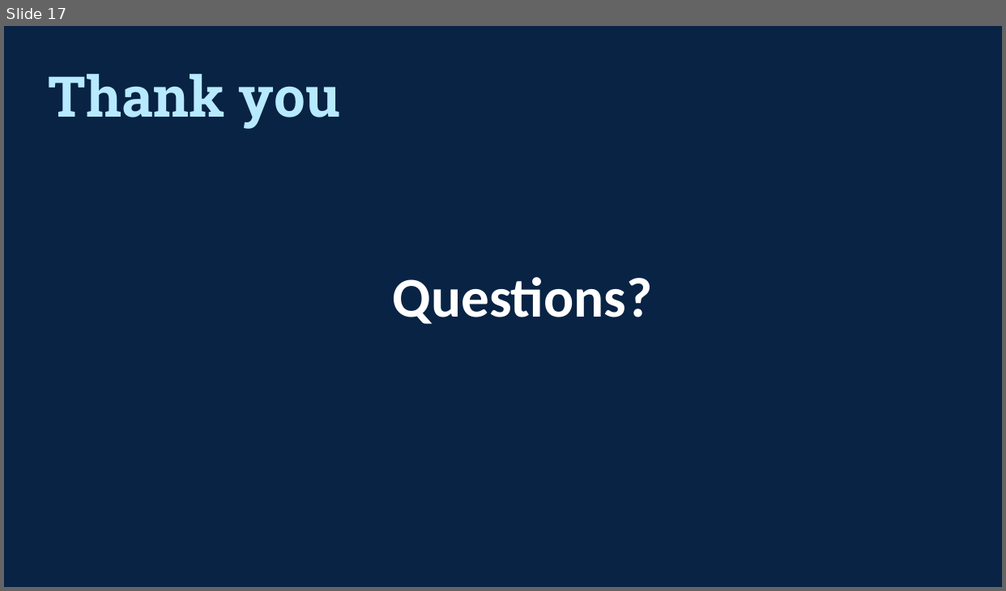
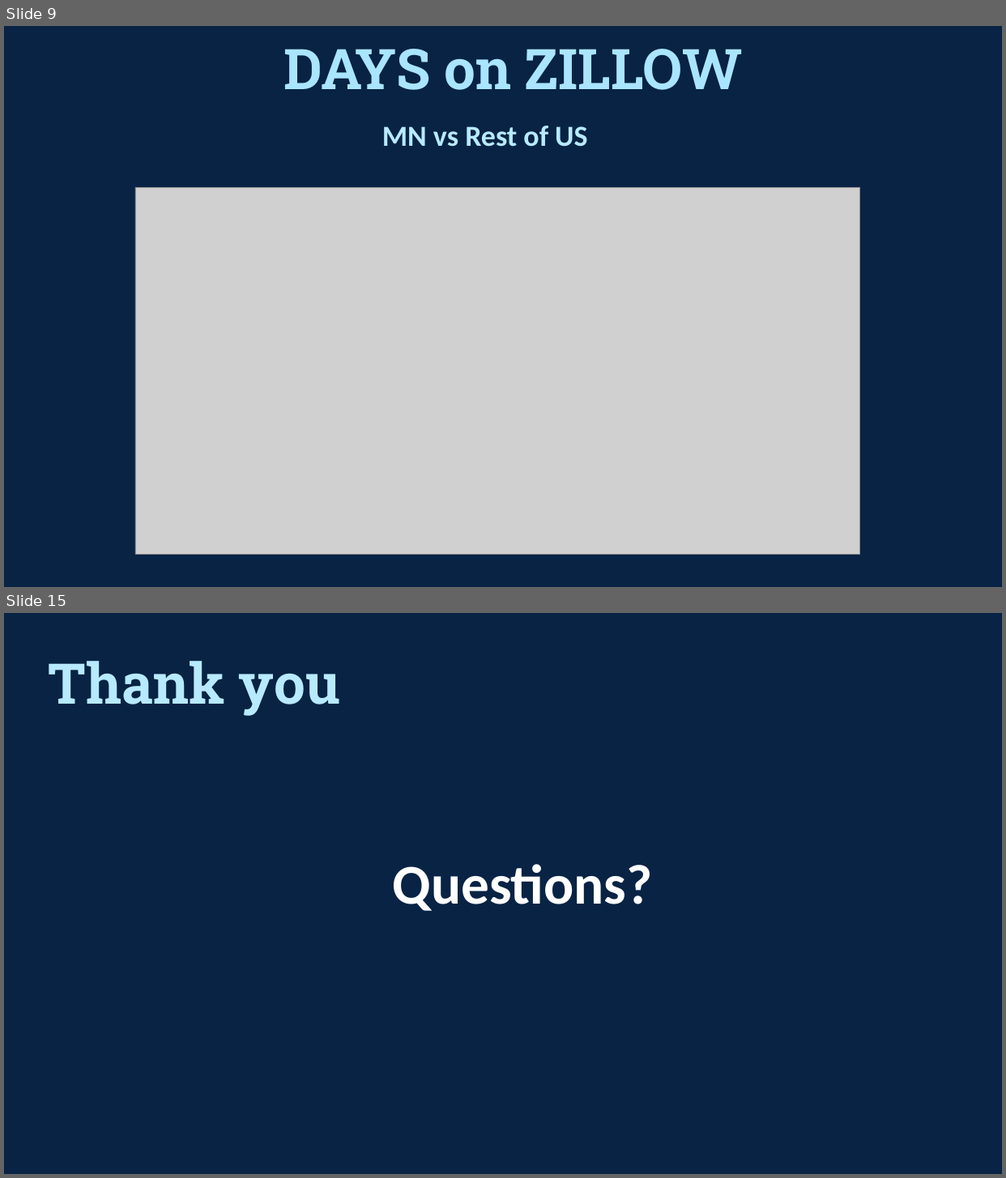
Before and after one commit to emobes22/project-one, a slide deck: Zillow_Powerpoint.pptx. Shown one above the other, each under a label of ours: slide 17 before the commit, slides 9 and 15 after it; the slides between them are not shown. The pictures are 1006x591 and 1006x1178 pixels, drawn with LibreOffice and Linux fonts; fonts in the diff are those of the drawing; grey boxes stand for pictures. Boxes give left, top, right and bottom in pixels: in the first picture for what was removed or moved away, otherwise in the second. Text is boxed around its words. In the diff, an @@ line names an element or a change of style, - is before the commit and + after.

```diff
--- a/Zillow_Powerpoint.pptx
+++ b/Zillow_Powerpoint.pptx
@@ slide 9 added at <box>4,26,1002,587</box>, background #082344 @@
@@ title added at <box>283,49,743,90</box>, 54 pt, text #AAE5FF, bold @@
+DAYS on ZILLOW
@@ text added at <box>382,126,587,147</box>, 28 pt, text #B7EAFF, bold @@
+MN vs Rest of US
@@ picture added at <box>135,188,859,555</box> @@
@@ what was slide 17 is now slide 15 @@
```
Also in this commit, not shown: 2 slides changed, 11 other slides added, 14 slides removed.
